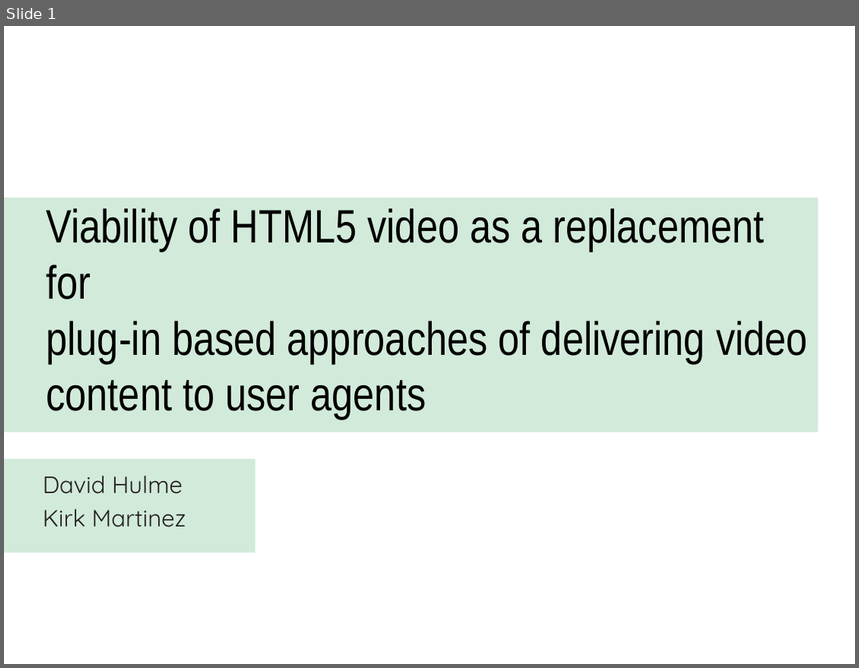
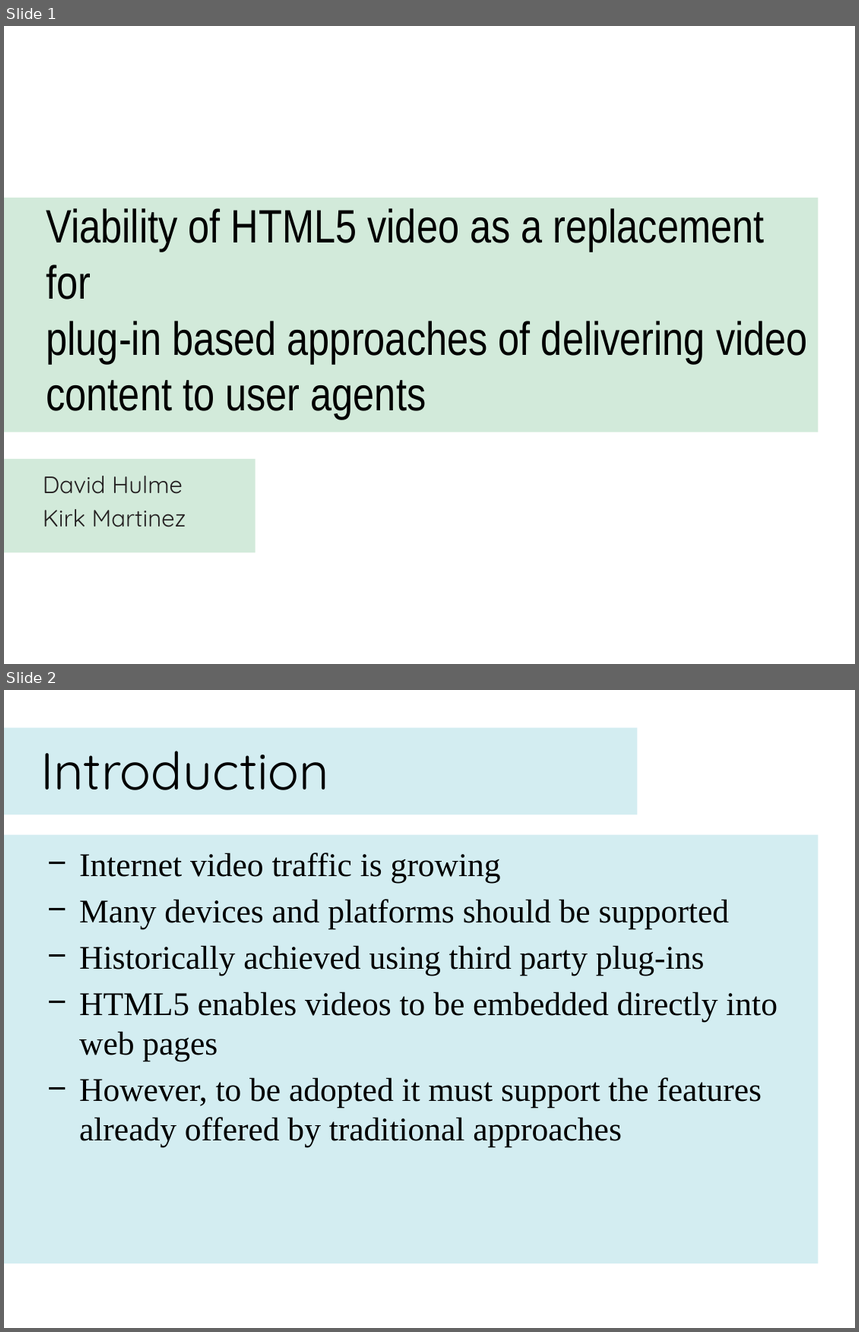
Before and after one commit to dhulme/irp, a slide deck: presentation/slides.pptx. Shown one above the other, each under a label of ours: slide 1 before the commit, slides 1 and 2 after it. The pictures are 859x668 and 859x1332 pixels, drawn with LibreOffice and Linux fonts; fonts in the diff are those of the drawing. Boxes give left, top, right and bottom in pixels: in the first picture for what was removed or moved away, otherwise in the second. Text is boxed around its words. In the diff, an @@ line names an element or a change of style, - is before the commit and + after.

```diff
--- a/presentation/slides.pptx
+++ b/presentation/slides.pptx
@@ slide 2 added at <box>4,690,855,1328</box>, background #FFFFFF @@
@@ rectangle added at <box>4,727,637,815</box>, fill #D3EDF1 @@
@@ title added at <box>40,751,329,790</box>, 44 pt, text #000000 @@
+Introduction
@@ rectangle added at <box>4,834,819,1264</box>, fill #D3EDF1 @@
@@ text added at <box>79,853,778,1148</box>, 28 pt, text #000000 @@
+− Internet video traffic is growing
+− Many devices and platforms should be supported
+− Historically achieved using third party plug-ins
+− HTML5 enables videos to be embedded directly into web pages
+− However, to be adopted it must support the features already offered by traditional approaches
```
Also in this commit, not shown: 3 slides changed, 3 other slides added, 4 slides removed, 1 other file.
